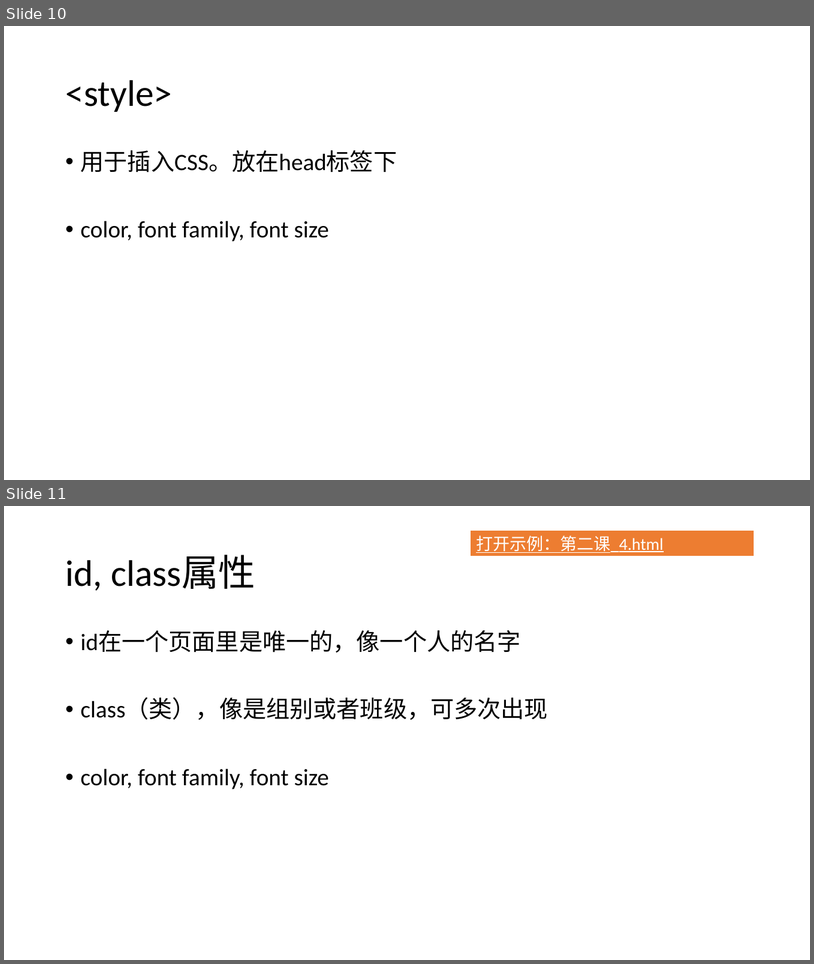
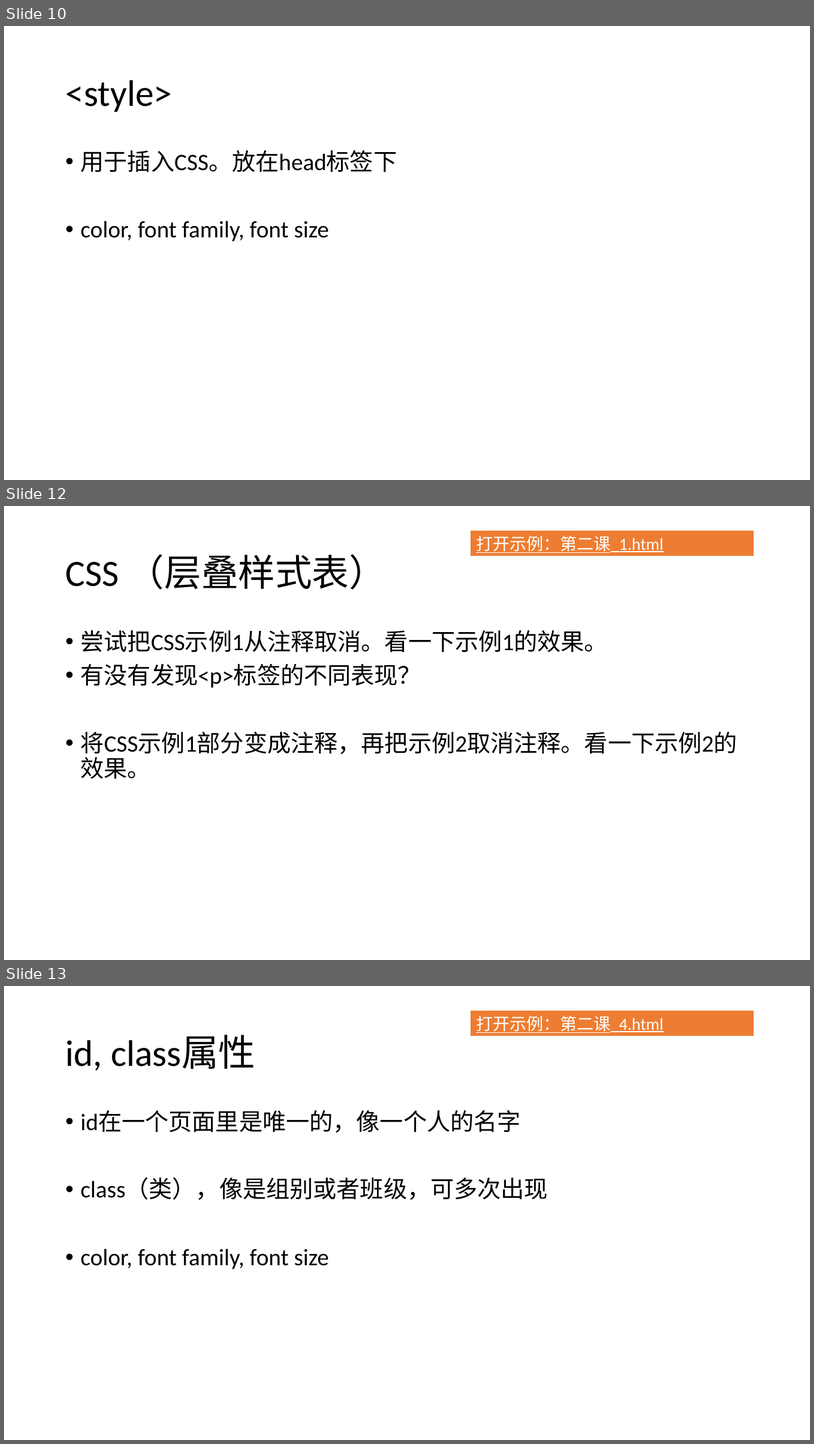
Before and after one commit to LAB-Remote/labRemoteLocal, a slide deck: teaching/zhibin/2/第二课_幻灯片.pptx. Shown one above the other, each under a label of ours: slides 10 and 11 before the commit, slides 10, 12 and 13 after it; the slides between them are not shown. The pictures are 814x964 and 814x1444 pixels, drawn with LibreOffice and Linux fonts; fonts in the diff are those of the drawing. Boxes give left, top, right and bottom in pixels: in the first picture for what was removed or moved away, otherwise in the second. Text is boxed around its words. In the diff, an @@ line names an element or a change of style, - is before the commit and + after.

```diff
--- a/teaching/zhibin/2/第二课_幻灯片.pptx
+++ b/teaching/zhibin/2/第二课_幻灯片.pptx
@@ slide 12 added at (4, 506, 810, 960), background #FFFFFF @@
@@ rectangle added at (470, 530, 755, 557), fill #ED7D31, outline #FFFFFF 1.5 pt, 20 pt, text #FFFFFF, underline @@
+打开示例：第二课_1.html
@@ title added at (65, 554, 386, 589), 44 pt, text #000000 @@
+CSS （层叠样式表）
@@ text added at (81, 630, 738, 778), 28 pt, text #000000 @@
+• 尝试把CSS示例1从注释取消。看一下示例1的效果。
+• 有没有发现<p>标签的不同表现？
+• 将CSS示例1部分变成注释，再把示例2取消注释。看一下示例2的效果。
@@ what was slide 11 is now slide 13 @@
```
Also in this commit, not shown: 1 slide changed, 1 other slide added, 44 other files.
